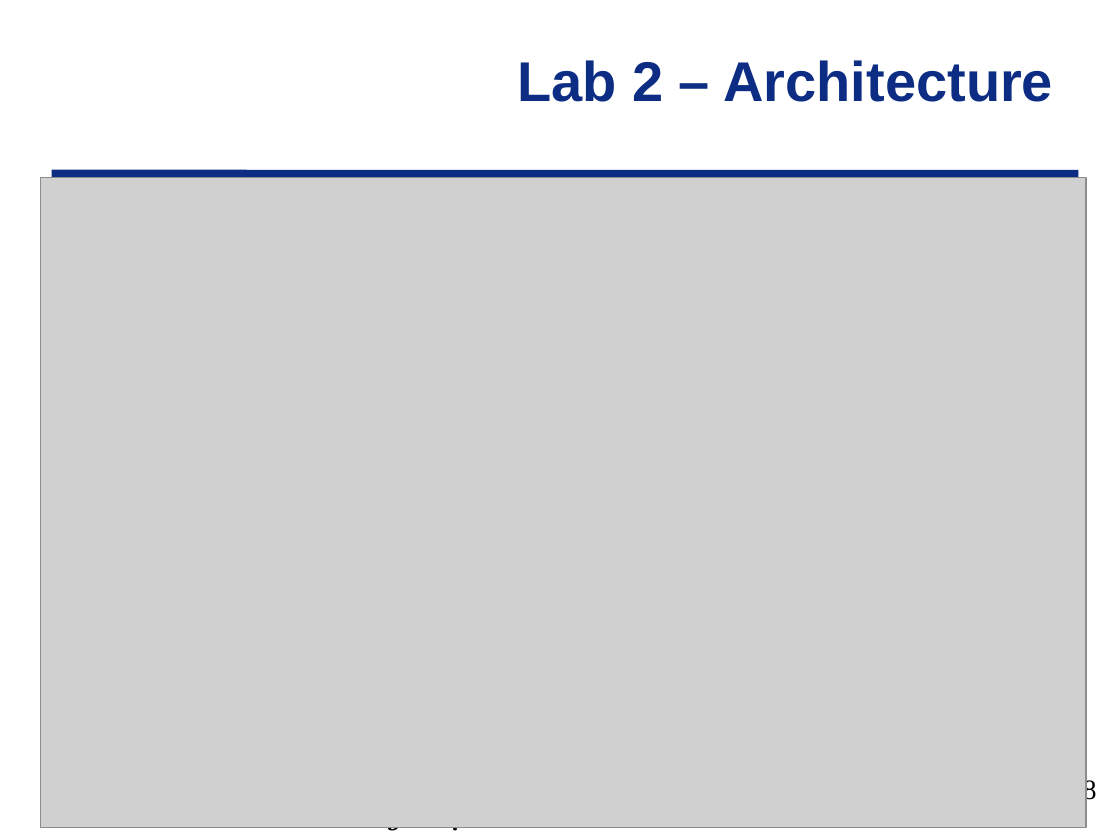
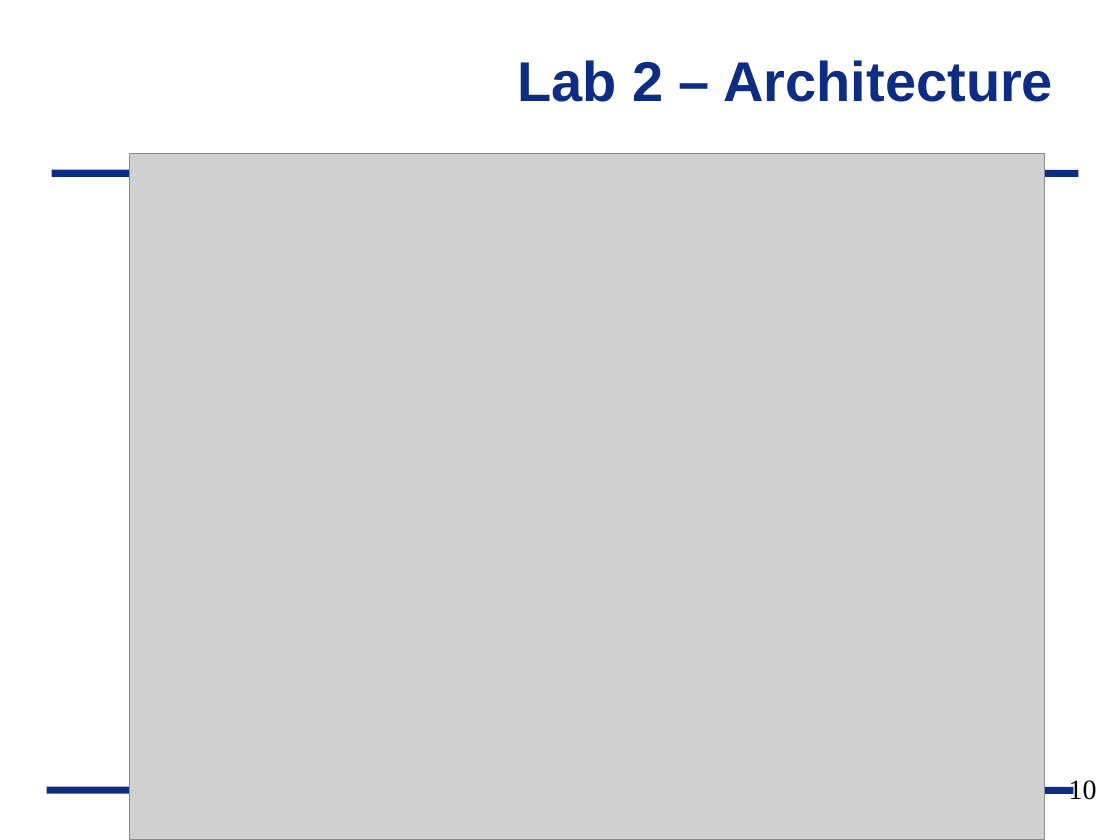
Before and after one commit to GeorgeYork/ECE383_web, a slide deck: slide 10 of lab/lab2/ECE_383_Lab2.pptx (slide 8 before the commit). Drawn at 1120x840 pixels with LibreOffice and Linux fonts; fonts in the diff are those of the drawing; grey boxes stand for pictures; background and template pictures are left out. Boxes give left, top, right and bottom in pixels: in the first picture for what was removed or moved away, otherwise in the second. Text is boxed around its words. In the diff, an @@ line names an element or a change of style, - is before the commit and + after.

```diff
--- a/lab/lab2/ECE_383_Lab2.pptx
+++ b/lab/lab2/ECE_383_Lab2.pptx
@@ picture: place and size @@
-picture at box(40, 178, 1086, 829)
+picture at box(130, 153, 1045, 840)
@@ line added from (47, 791) to (1073, 791), #0C2D83 4.5 pt @@
@@ page number at box(1069, 780, 1097, 800): text changed @@
-8
+10
@@ text removed at box(323, 827, 797, 830) @@
-I n t e g r i t y - S e r v i c e - E x c e l l e n c e
```
Also in this commit, not shown: 7 other slides changed, 5 slides added.
